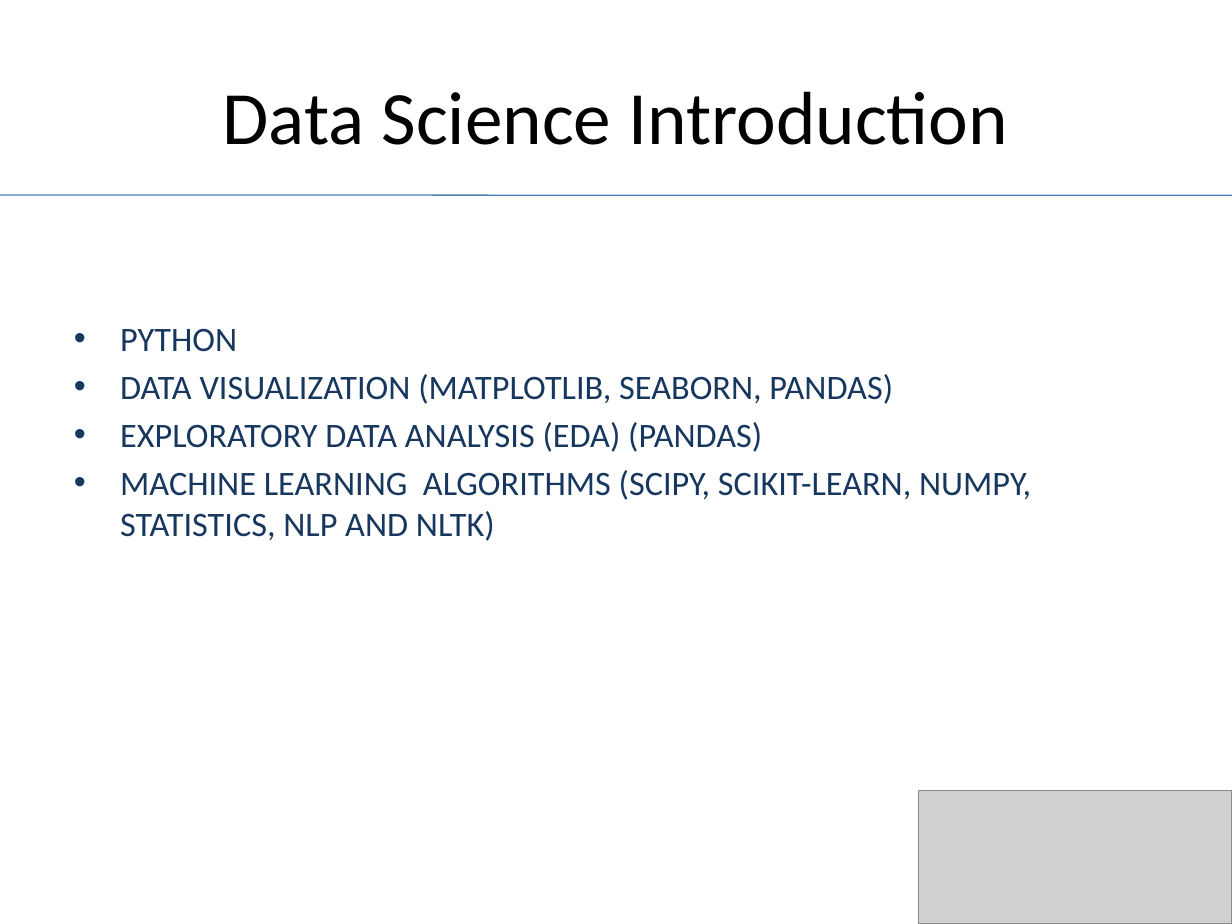
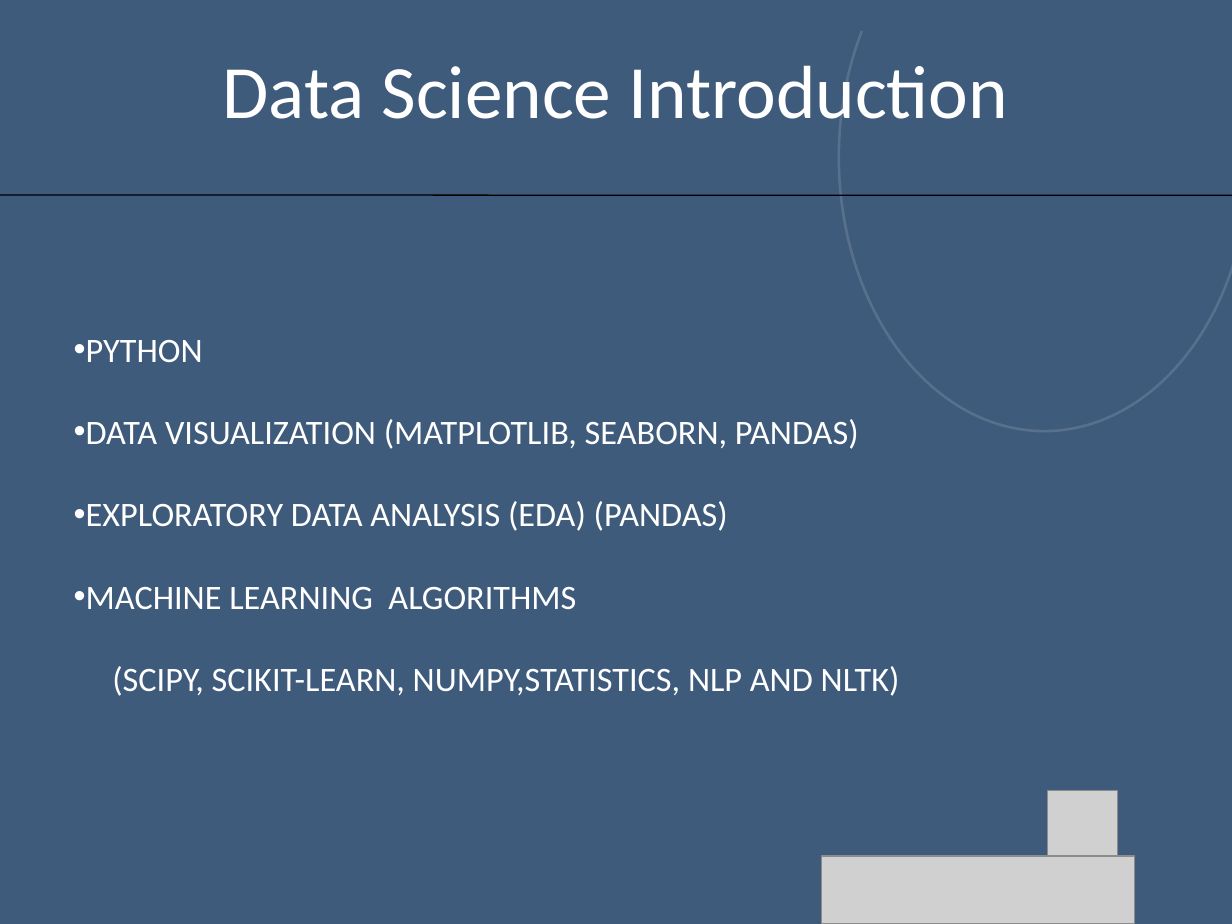
Before and after one commit to aimlearnings/DataScience, a slide deck: slide 2 of Data Visualization.pptx. Drawn at 1232x924 pixels with LibreOffice and Linux fonts; fonts in the diff are those of the drawing; grey boxes stand for pictures; background and template pictures are left out; a plain dark background stands for a picture behind light text. Boxes give left, top, right and bottom in pixels: in the first picture for what was removed or moved away, otherwise in the second. Text is boxed around its words. In the diff, an @@ line names an element or a change of style, - is before the commit and + after.

```diff
--- a/Data Visualization.pptx
+++ b/Data Visualization.pptx
@@ background #FFFFFF to picture (left out) @@
@@ rectangle added at <box>0,0,1232,924</box>, fill #4F81BD at 56% opacity @@
@@ arc (boxed as its full ellipse) added at <box>839,0,1232,431</box>, outline #FFFFFF 1.5 pt @@
@@ text "Data Science Introduction" at <box>223,65,1008,119</box>: text colour #000000 to #FFFFFF; vertical alignment middle to top @@
@@ line (0, 195) - (1232, 196): stroke #4B7EBC 0.75 pt to #000000 0.75 pt @@
@@ text at <box>86,340,859,531</box>: text colour #17375E to #FFFFFF in "PYTHON", "DATA VISUALIZATION (MATPLOTLIB, SEABORN, PANDAS)", "EXPLORATORY DATA ANALYSIS (EDA) (PANDAS)"; indent changed; line spacing 1 to 2; less space between paragraphs @@
@@ text at <box>86,587,900,696</box>: text changed; text colour #17375E to #FFFFFF @@
-• MACHINE LEARNING ALGORITHMS (SCIPY, SCIKIT-LEARN, NUMPY, STATISTICS, NLP AND NLTK)
+• MACHINE LEARNING ALGORITHMS
+(SCIPY, SCIKIT-LEARN, NUMPY,STATISTICS, NLP AND NLTK)
@@ picture removed at <box>919,791,1232,924</box> @@
@@ picture added at <box>1047,791,1117,861</box> @@
@@ picture added at <box>822,856,1135,924</box> @@
```
Also in this commit, not shown: 6 other slides changed, 1 slide added, 5 other files.
